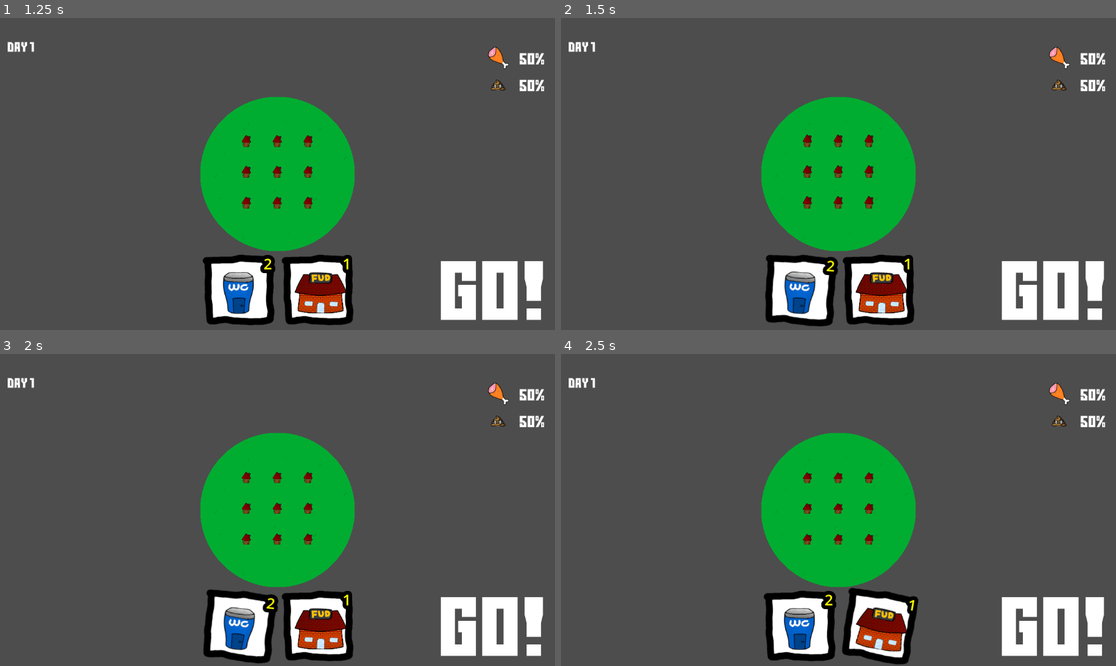
Above: before the commit, frames 1-4 (two rows, left to right).
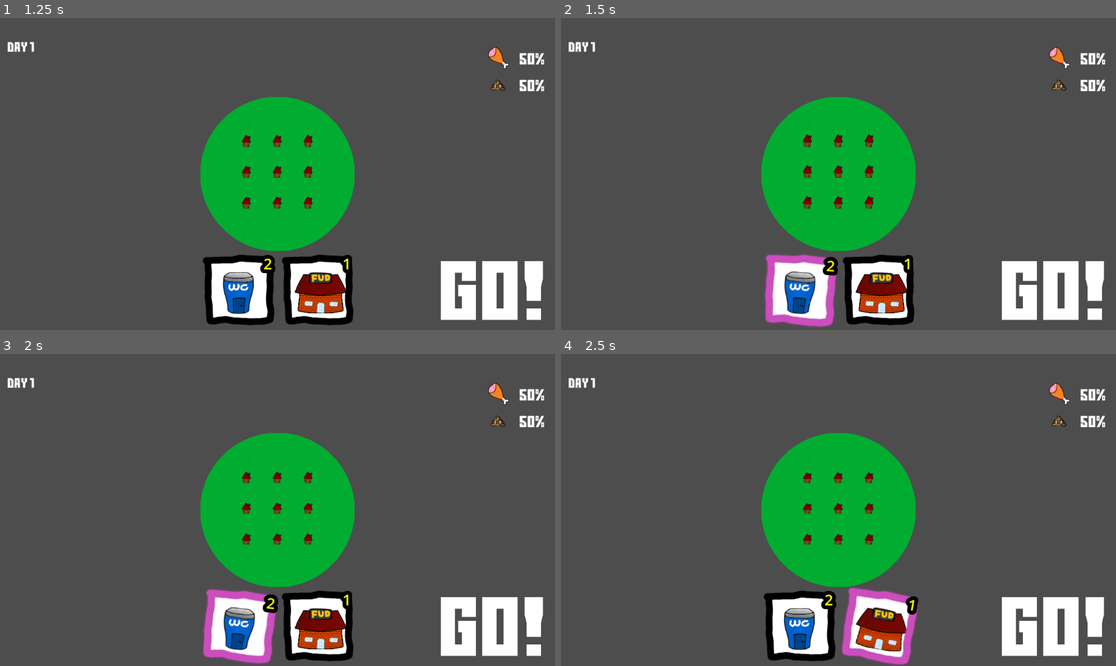
Above: after the commit, the same moments.

Repository: Viggzta/gmtk-jam-2024
Game: Godot game, scene res://main_menu.tscn
The game is run twice, just before and just after one commit, with the same random seed, the same clock (stepped at 60 frames per second) and the same inputs. Sound files missing from this copy of the repository are replaced by a short silence.
Inputs (mouse positions are in pixels of both pictures, inside the frame that each line leads up to):
- Up to frame 1 (1.25 s): click (271, 130) at 0.5 s
- Up to frame 2 (1.5 s): click "2" at 1.25 s
- Up to frame 3 (2 s): no input
- Up to frame 4 (2.5 s): click "1" at 2 s

Frame 1 is identical in both runs. In frame 2, 1.1% of the frame differs, in the area x 36-50%, y 75-100%; in frame 3, 1.1%; in frame 4, 1.1%, in the area x 50-65%, y 74-100%.

Commit message:
Make building selection visible

Diff:
--- a/src/scenes/ui/action_bar.gd
+++ b/src/scenes/ui/action_bar.gd
@@ -1,4 +1,4 @@
-extends Control
+class_name ActionBar extends Control
 
 @onready var action_buttons: Control = $ActionButtons
 const ACTION_BUTTON = preload("res://scenes/ui/action_button.tscn")
@@ -14,10 +14,14 @@
 
 func _init_building_button(resource : Resource, building_type : BuildingType.Type) -> void:
 	var ab: ActionButton = ACTION_BUTTON.instantiate()
-	ab.initialize(resource, building_type)
+	ab.initialize(resource, building_type, self)
 	action_buttons.add_child(ab)
 
 func set_building_count(building_type: BuildingType.Type, count:int) -> void:
 	for action_btn: ActionButton in action_buttons.get_children():
 		if action_btn.building_type == building_type:
 			action_btn.set_level_count(count)
+
+func reset_selection() -> void:
+	for action_btn: ActionButton in action_buttons.get_children():
+		action_btn.is_selected = false
--- a/src/scenes/ui/action_button.gd
+++ b/src/scenes/ui/action_button.gd
@@ -1,15 +1,29 @@
 class_name ActionButton
 
 extends TextureButton
+@onready var glow_texture: TextureRect = $GlowTexture
 
 var building_type: BuildingType.Type
+var _is_selected: bool = false
+var is_selected: bool:
+	get:
+		return _is_selected
+	set(value):
+		if value:
+			glow_texture.show()
+		else:
+			glow_texture.hide()
+		_is_selected = value
 
 var _hoover: bool = false
 var _animation_step: float = 0.0
 
-func initialize(texture: Texture2D, type: BuildingType.Type) -> void:
+var _parent_action_bar: ActionBar
+
+func initialize(texture: Texture2D, type: BuildingType.Type, action_bar: ActionBar) -> void:
 	$BuildingTexture.texture = texture
 	building_type = type
+	_parent_action_bar = action_bar
 
 func _process(delta: float) -> void:
 	if _hoover:
@@ -35,4 +49,6 @@
 	$Count.text = str(count)
 
 func _on_pressed() -> void:
+	_parent_action_bar.reset_selection()
+	is_selected = true
 	Globals.current_building_type = building_type
--- a/src/scenes/ui/action_button.tscn
+++ b/src/scenes/ui/action_button.tscn
@@ -1,7 +1,8 @@
-[gd_scene load_steps=4 format=3 uid="uid://c1pr6sqjviypy"]
+[gd_scene load_steps=5 format=3 uid="uid://c1pr6sqjviypy"]
 
 [ext_resource type="Texture2D" uid="uid://dludhoqvspkw7" path="res://art/ui/build_button.png" id="1_e1257"]
 [ext_resource type="Script" path="res://scenes/ui/action_button.gd" id="2_hx2xh"]
+[ext_resource type="Texture2D" uid="uid://b27783dxsa2ml" path="res://art/ui/build_button_glow.png" id="3_hmfr7"]
 
 [sub_resource type="LabelSettings" id="LabelSettings_yswvr"]
 font_size = 31
@@ -39,6 +40,23 @@
 grow_horizontal = 2
 grow_vertical = 2
 
+[node name="GlowTexture" type="TextureRect" parent="."]
+visible = false
+modulate = Color(0.801464, 0.303711, 0.743207, 1)
+layout_mode = 1
+anchors_preset = 8
+anchor_left = 0.5
+anchor_top = 0.5
+anchor_right = 0.5
+anchor_bottom = 0.5
+offset_left = -80.0
+offset_top = -80.0
+offset_right = 80.0
+offset_bottom = 80.0
+grow_horizontal = 2
+grow_vertical = 2
+texture = ExtResource("3_hmfr7")
+
 [node name="Count" type="Label" parent="."]
 layout_mode = 1
 anchors_preset = 1
Binary file added: src/art/ui/build_button_glow.png
Not shown, added: src/art/ui/build_button_glow.png.import
